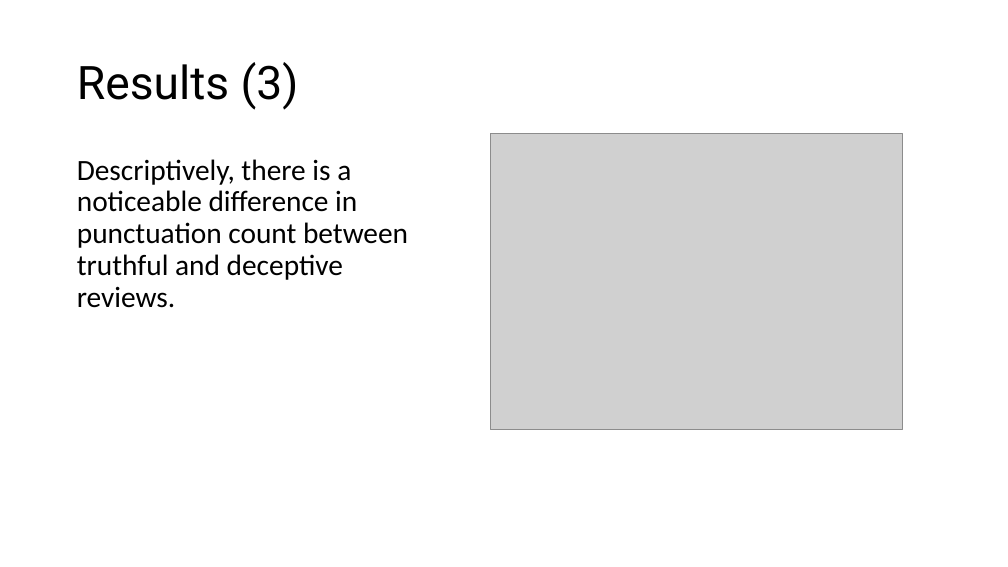
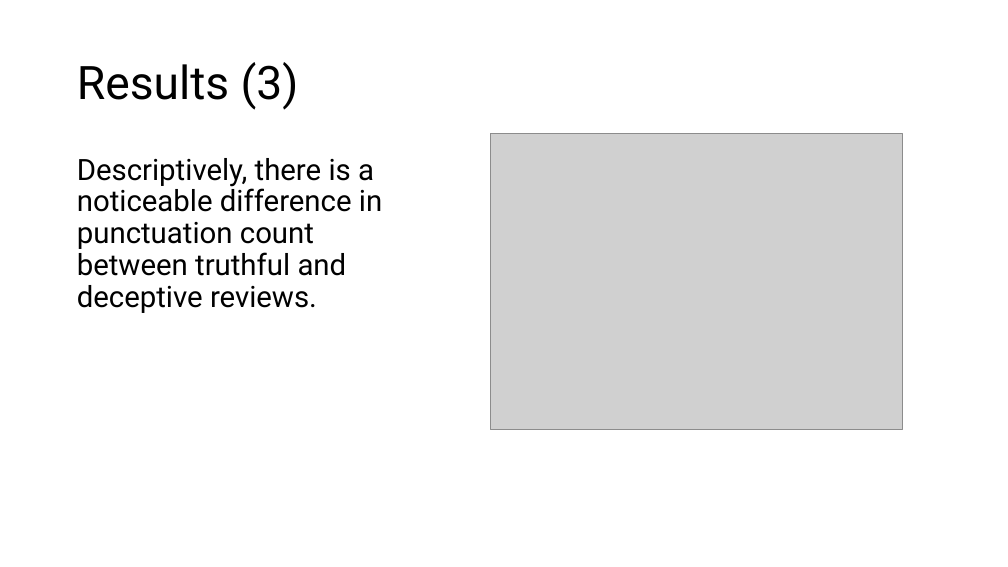
Before and after one commit to chrisgian/Capstone2-NLP-Hotel-Reviews, a slide deck: slide 17 of NLP 2 - Hotel Reviews Deliverable.pptx (slide 16 before the commit). Drawn at 1008x567 pixels with LibreOffice and Linux fonts; fonts in the diff are those of the drawing; grey boxes stand for pictures. Boxes give left, top, right and bottom in pixels: in the first picture for what was removed or moved away, otherwise in the second. Text is boxed around its words. In the diff, an @@ line names an element or a change of style, - is before the commit and + after.

```diff
--- a/NLP 2 - Hotel Reviews Deliverable.pptx
+++ b/NLP 2 - Hotel Reviews Deliverable.pptx
@@ text "Descriptively, there is a noticeable ..." at [77, 158, 382, 313]: font Calibri to Roboto @@
```
Also in this commit, not shown: 7 other slides changed, 8 slides added, 6 slides removed, 1 other file.
